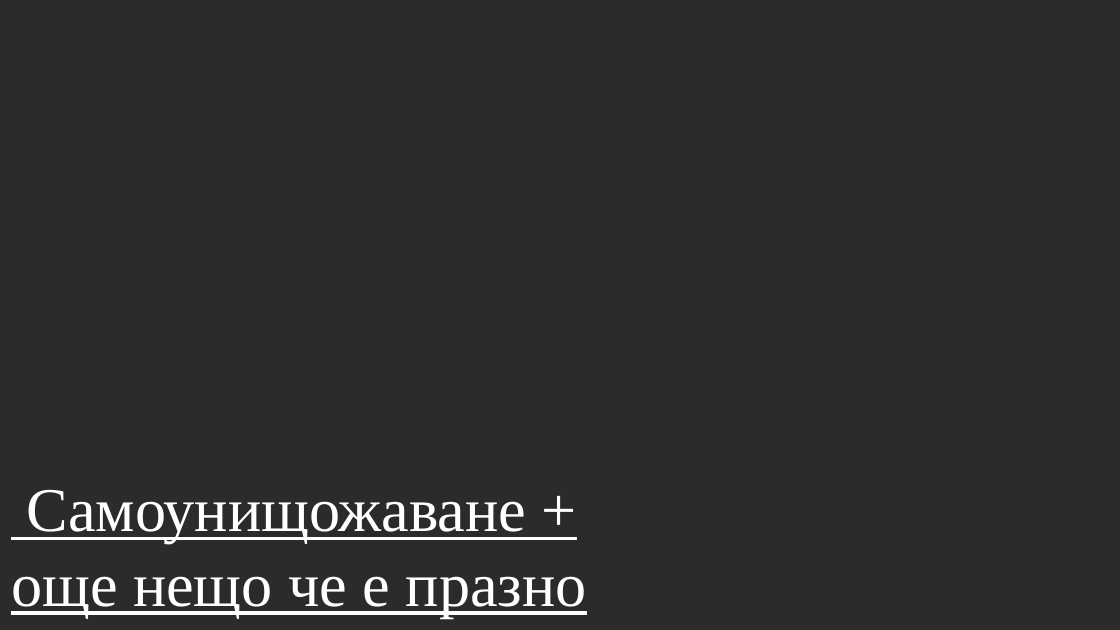
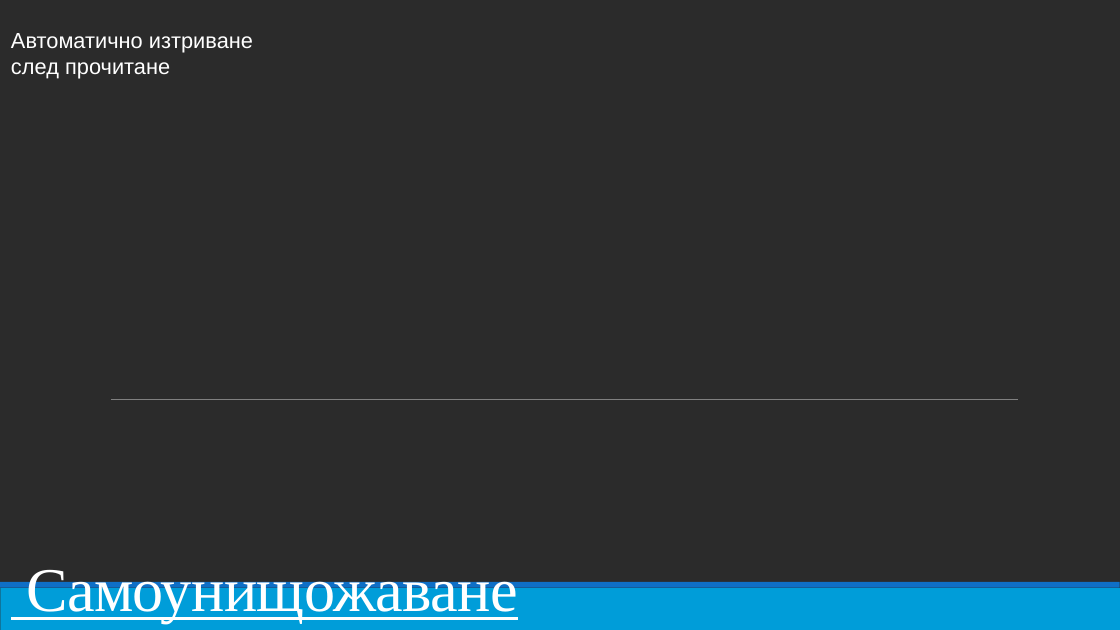
Before and after one commit to pgee-dzi2024/ThemePP_2612, a slide deck: slide 10 of DR/Защита.pptx. Drawn at 1120x630 pixels with LibreOffice and Linux fonts; fonts in the diff are those of the drawing; background and template pictures are left out; a plain dark background stands for a picture behind light text. Boxes give left, top, right and bottom in pixels: in the first picture for what was removed or moved away, otherwise in the second. Text is boxed around its words. In the diff, an @@ line names an element or a change of style, - is before the commit and + after.

```diff
--- a/DR/Защита.pptx
+++ b/DR/Защита.pptx
@@ text added at (11,33,253,79), 14 pt, text #FFFFFF @@
+Автоматично изтриване
+след прочитане
@@ line added from (111, 399) to (1018, 399), #808080 0.5 pt @@
@@ title at (26,562,518,623): text changed @@
-Самоунищожаване + още нещо че е празно
+Самоунищожаване
@@ rectangle added at (0,588,1120,630), fill #009DD9 @@
@@ rectangle added at (0,582,1120,588), fill #0F6FC6 @@
```
Also in this commit, not shown: 10 other slides changed, 2 slides added, 2 slides removed.
